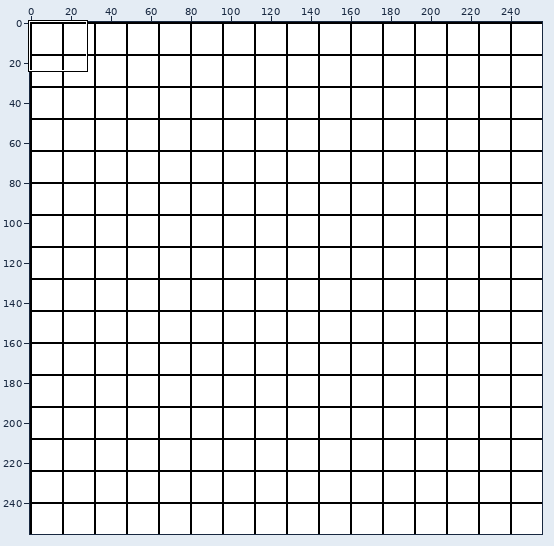
Two versions of one sprite sheet, res/textures/spritesheet.png. Above, an overview of the earlier version with the close-up marked.
Close-up. Before the commit:
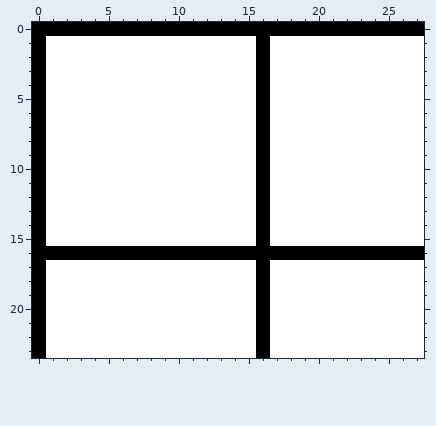
The file is 256x256 pixels. Shown: x 0..27, y 0..23.
The same view after the edit:
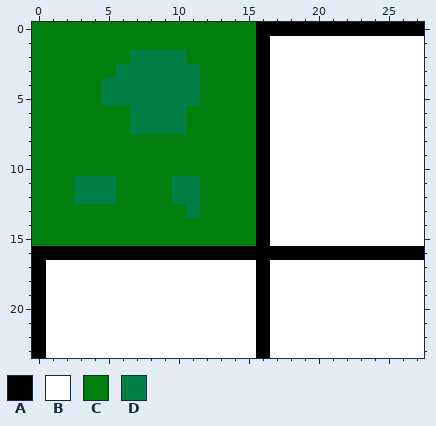
Palette (. is transparent): A #000000  B #ffffff  C #007f0e  D #007f46
Diff:
@@ x 0..17 @@
- 0 AAAAAAAAAAAAAAAAAA
- 1 ABBBBBBBBBBBBBBBAB
- 2 ABBBBBBBBBBBBBBBAB
- 3 ABBBBBBBBBBBBBBBAB
- 4 ABBBBBBBBBBBBBBBAB
- 5 ABBBBBBBBBBBBBBBAB
- 6 ABBBBBBBBBBBBBBBAB
- 7 ABBBBBBBBBBBBBBBAB
- 8 ABBBBBBBBBBBBBBBAB
- 9 ABBBBBBBBBBBBBBBAB
-10 ABBBBBBBBBBBBBBBAB
-11 ABBBBBBBBBBBBBBBAB
-12 ABBBBBBBBBBBBBBBAB
-13 ABBBBBBBBBBBBBBBAB
-14 ABBBBBBBBBBBBBBBAB
-15 ABBBBBBBBBBBBBBBAB
+ 0 CCCCCCCCCCCCCCCCAA
+ 1 CCCCCCCCCCCCCCCCAB
+ 2 CCCCCCCDDDDCCCCCAB
+ 3 CCCCCCDDDDDDCCCCAB
+ 4 CCCCCDDDDDDDCCCCAB
+ 5 CCCCCDDDDDDDCCCCAB
+ 6 CCCCCCCDDDDCCCCCAB
+ 7 CCCCCCCDDDDCCCCCAB
+ 8 CCCCCCCCCCCCCCCCAB
+ 9 CCCCCCCCCCCCCCCCAB
+10 CCCCCCCCCCCCCCCCAB
+11 CCCDDDCCCCDDCCCCAB
+12 CCCDDDCCCCDDCCCCAB
+13 CCCCCCCCCCCDCCCCAB
+14 CCCCCCCCCCCCCCCCAB
+15 CCCCCCCCCCCCCCCCAB
 16 AAAAAAAAAAAAAAAAAA
Pixel boxes of the changes (left, top, right, bottom) in both close-ups:
changed: (32, 22, 256, 246)
